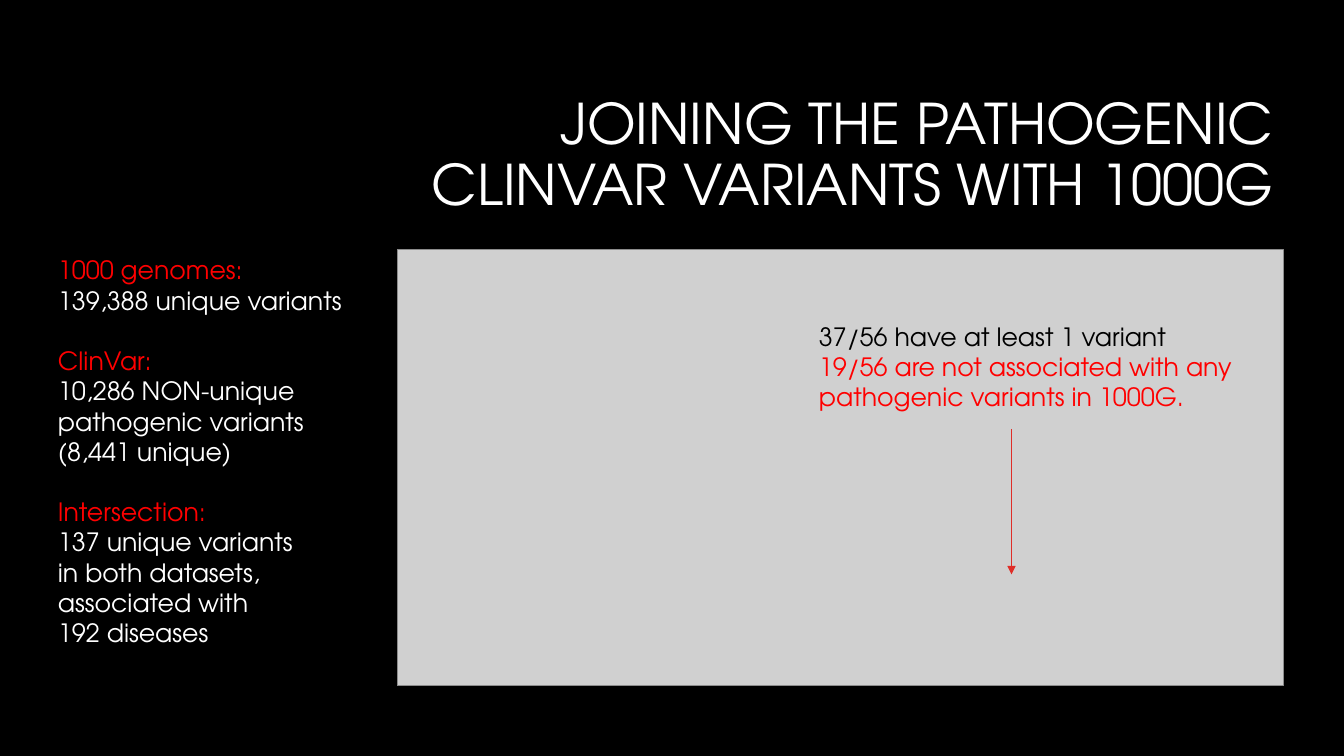
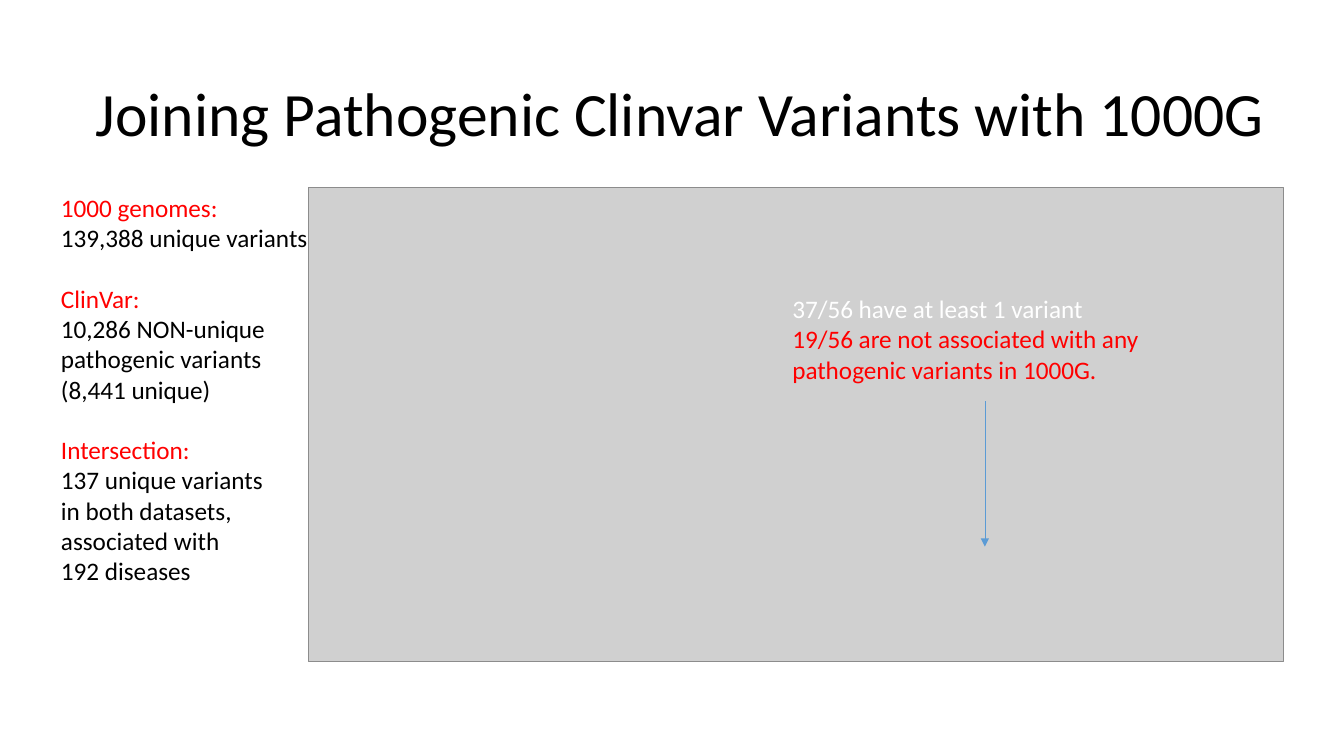
Before and after one commit to dfan/HST-2016, a slide deck: slide 14 of week_6/For_Zak.pptx (slide 6 before the commit). Drawn at 1344x756 pixels with LibreOffice and Linux fonts; fonts in the diff are those of the drawing; grey boxes stand for pictures; background and template pictures are left out. Boxes give left, top, right and bottom in pixels: in the first picture for what was removed or moved away, otherwise in the second. Text is boxed around its words. In the diff, an @@ line names an element or a change of style, - is before the commit and + after.

```diff
--- a/week_6/For_Zak.pptx
+++ b/week_6/For_Zak.pptx
@@ background #000000 to #FFFFFF @@
@@ title at (x1=96, y1=93, x2=1264, y2=147): text changed; size 40 to 44 pt; font TeX Gyre Adventor to Calibri; text colour #FFFFFF to #000000 @@
-JOINING THE PATHOGENIC CLINVAR VARIANTS WITH 1000G
+Joining Pathogenic Clinvar Variants with 1000G
@@ text "1000 genomes: 139,388 unique variants" moved from (x1=58, y1=260, x2=342, y2=643) to (x1=61, y1=200, x2=307, y2=581) @@
@@ text "1000 genomes: 139,388 unique variants" at (x1=61, y1=200, x2=307, y2=581): font TeX Gyre Adventor to Calibri; text colour #FFFFFF to #000000 in "139,388 unique variants", "10,286 NON-unique pathogenic variants (8,441 unique)", "137 unique variants in both datasets, associated ..." @@
@@ picture resized from (x1=397, y1=250, x2=1285, y2=687) to (x1=309, y1=188, x2=1285, y2=662) @@
@@ text "37/56 have at least 1 ..." moved from (x1=819, y1=327, x2=1232, y2=412) to (x1=792, y1=301, x2=1138, y2=384) @@
@@ text "37/56 have at least 1 ..." at (x1=792, y1=301, x2=1138, y2=384): font TeX Gyre Adventor to Calibri; text colour #000000 to #FFFFFF in "37/56 have at least 1 variant" @@
@@ arrow moved from (1011, 429) - (1011, 575) to (985, 401) - (985, 546) @@
@@ arrow (985, 401) - (985, 546): stroke #DF2E28 0.75 pt to #5B9BD5 0.5 pt @@
```
Also in this commit, not shown: 10 other slides changed, 17 slides added, 7 slides removed, 11 other files.
